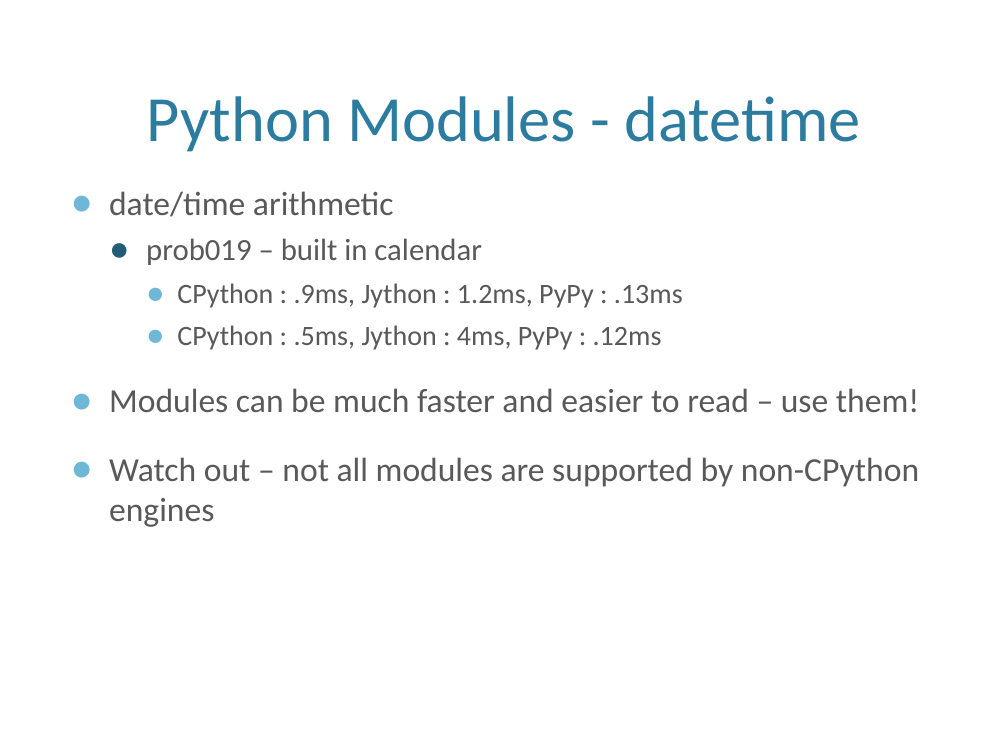
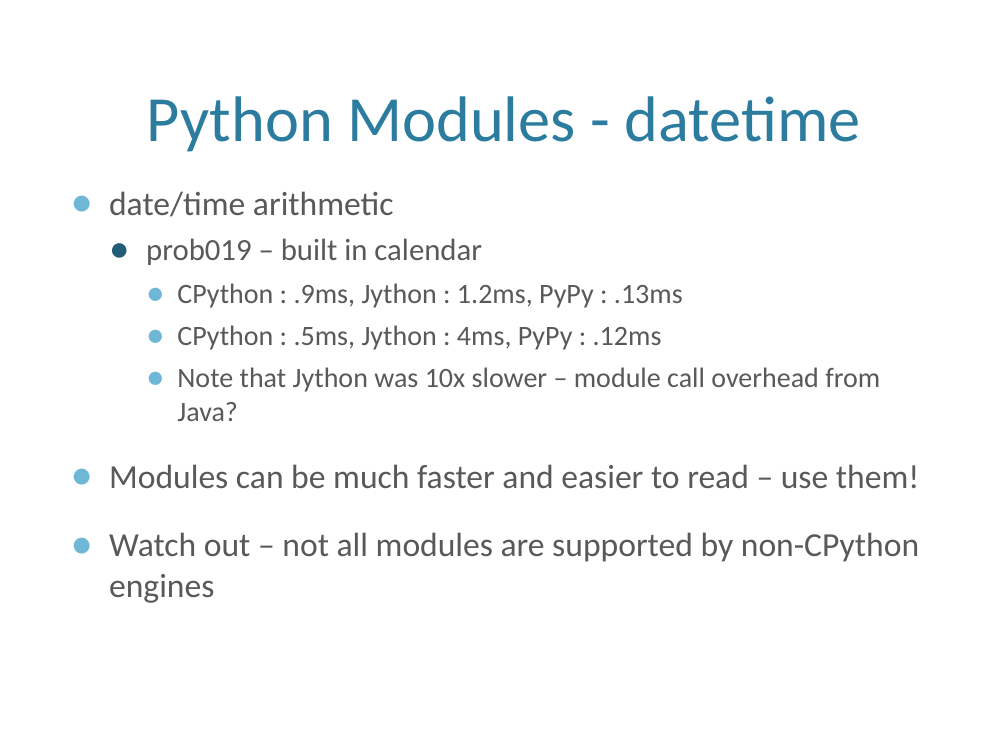
Before and after one commit to maccergit/python-talk, a slide deck: slide 9 of Python Performance Talk.pptx. Drawn at 1008x756 pixels with LibreOffice and Linux fonts; fonts in the diff are those of the drawing; background and template pictures are left out. Boxes give left, top, right and bottom in pixels: in the first picture for what was removed or moved away, otherwise in the second. Text is boxed around its words. In the diff, an @@ line names an element or a change of style, - is before the commit and + after.

```diff
--- a/Python Performance Talk.pptx
+++ b/Python Performance Talk.pptx
@@ text at <box>177,367,880,421</box>: paragraph added @@
+    ● Note that Jython was 10x slower – module call overhead from Java?
```
Also in this commit, not shown: 4 other slides changed, 1 slide added.
